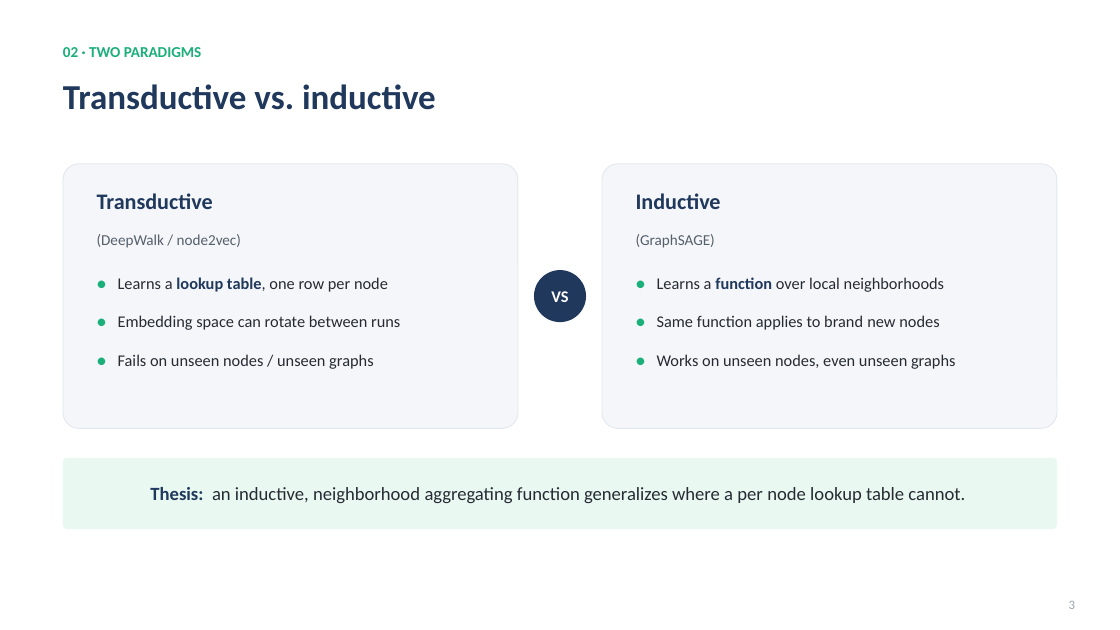
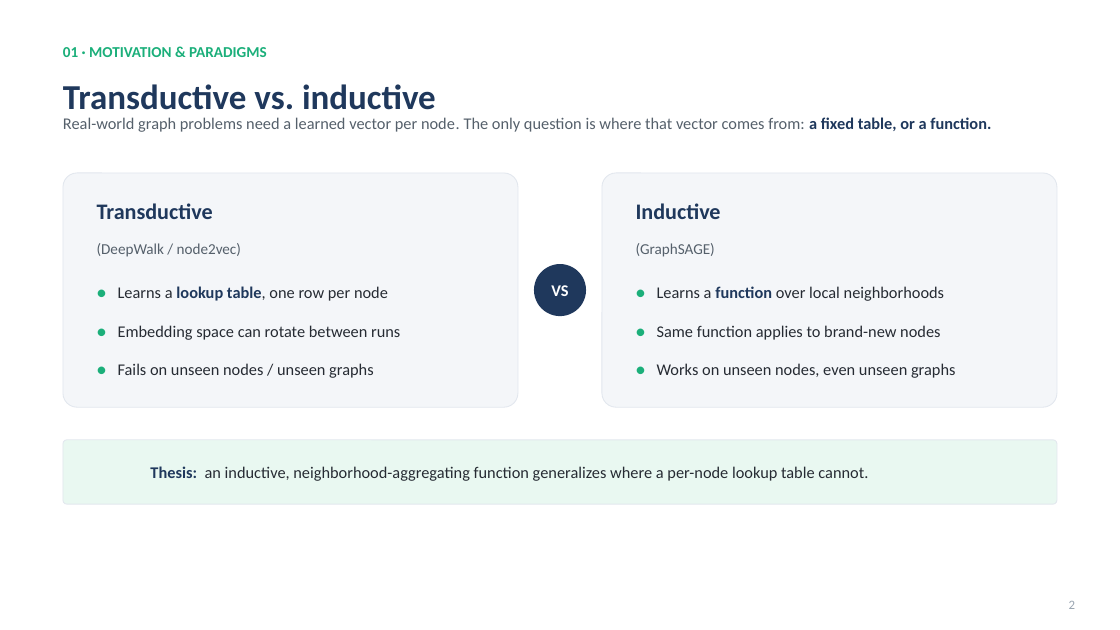
Before and after one commit to fedeceru/GraphSAGE, a slide deck: slide 2 of presentation/GraphSAGE_presentation.pptx (slide 3 before the commit). Drawn at 1120x630 pixels with LibreOffice and Linux fonts; fonts in the diff are those of the drawing. Boxes give left, top, right and bottom in pixels: in the first picture for what was removed or moved away, otherwise in the second. Text is boxed around its words. In the diff, an @@ line names an element or a change of style, - is before the commit and + after.

```diff
--- a/presentation/GraphSAGE_presentation.pptx
+++ b/presentation/GraphSAGE_presentation.pptx
@@ text at [63,47,266,57]: text changed @@
-02 · TWO PARADIGMS
+01 · MOTIVATION & PARADIGMS
@@ text "Transductive vs. inductive" rewrapped from [63,84,436,110] to [63,84,436,118] @@
@@ text added at [63,117,991,132], 14 pt, text #55606B @@
+Real-world graph problems need a learned vector per node. The only question is where that vector comes from: a fixed table, or a function.
@@ rounded rectangle: place and size @@
-rounded rectangle at [63,164,518,429]
+rounded rectangle at [63,173,518,408]
@@ rounded rectangle: place and size @@
-rounded rectangle at [602,164,1058,429]
+rounded rectangle at [602,173,1058,408]
@@ text "Transductive": place and size @@
-text "Transductive" at [97,193,400,369]
+text "Transductive" at [97,203,400,378]
@@ text "Inductive": place and size @@
-text "Inductive" at [636,193,955,369]
+text "Inductive" at [636,203,955,378]
@@ ellipse "VS": place and size @@
-ellipse "VS" at [534,270,586,322]
+ellipse "VS" at [534,264,586,316]
@@ text at [657,325,940,340]: text changed @@
-● Same function applies to brand new nodes
+● Same function applies to brand-new nodes
@@ rounded rectangle: place and size @@
-rounded rectangle at [63,458,1057,529]
+rounded rectangle at [63,440,1057,505]
@@ rounded rectangle at [63,440,1057,505]: outline none to #E2E7EE 0.75 pt @@
@@ text at [150,466,868,481]: text changed; size 16 to 14 pt @@
-Thesis: an inductive, neighborhood aggregating function generalizes where a per node lookup table cannot.
+Thesis: an inductive, neighborhood-aggregating function generalizes where a per-node lookup table cannot.
```
Also in this commit, not shown: 24 other slides changed, 4 slides added, 1 slide removed, 15 other files.
